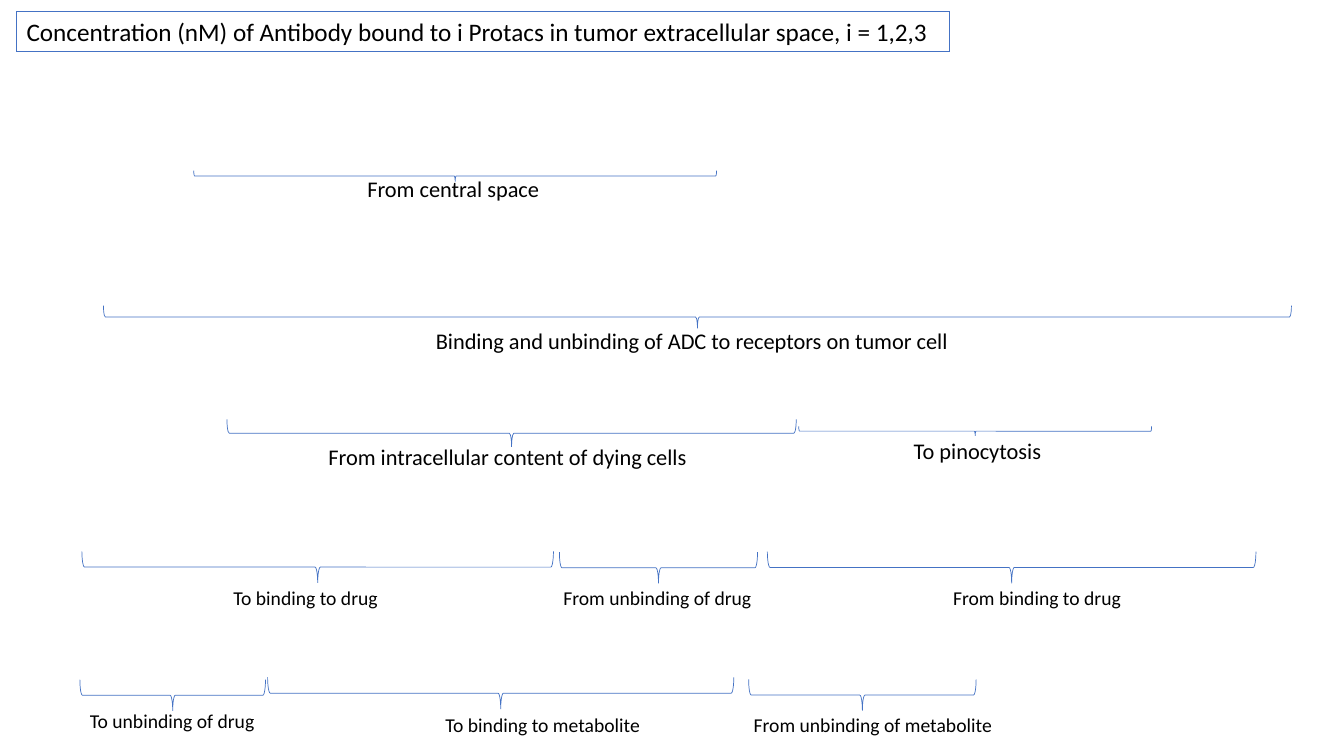
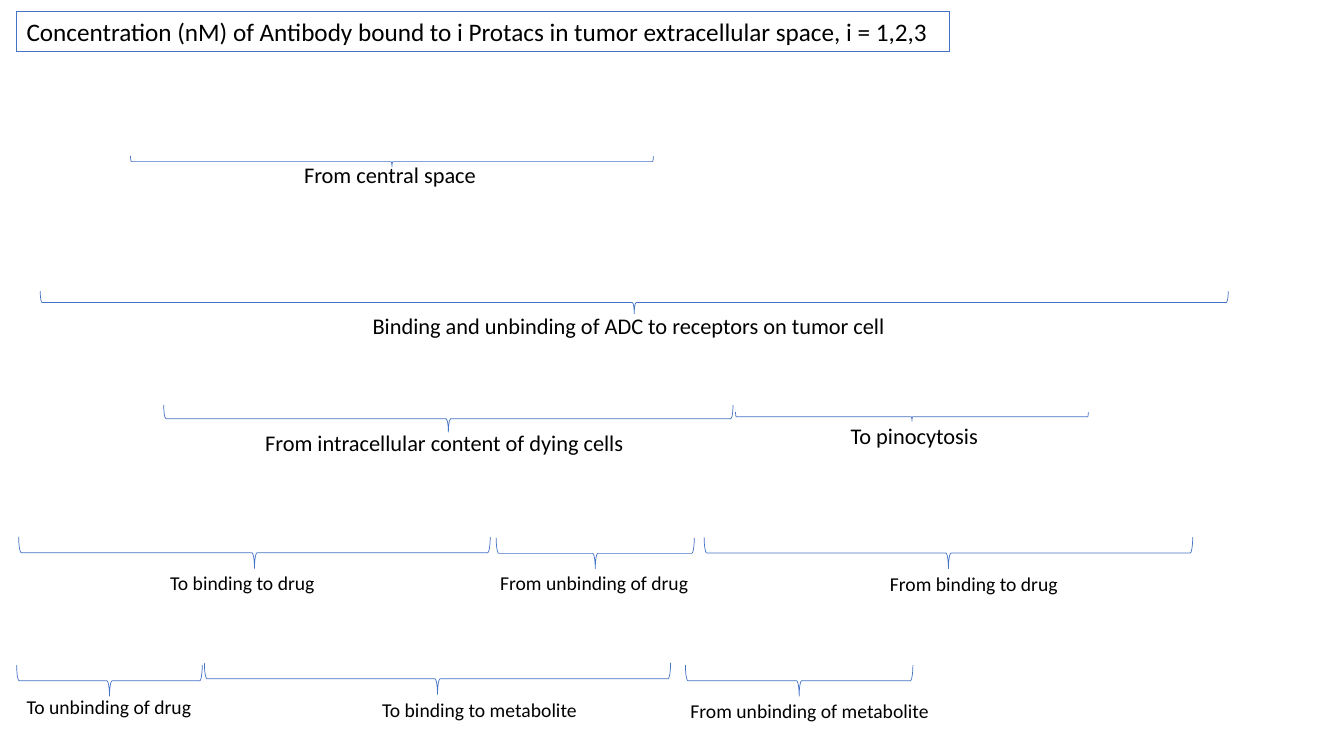
Before and after one commit to judith-stein/hc-protac-shuttle-rshiny-in-vivo, a slide deck: slide 47 of www/logistic_pk_pd_equations_explained.pptx (slide 26 before the commit). Drawn at 1344x756 pixels with LibreOffice and Linux fonts; fonts in the diff are those of the drawing; background and template pictures are left out. Boxes give left, top, right and bottom in pixels: in the first picture for what was removed or moved away, otherwise in the second. Text is boxed around its words. In the diff, an @@ line names an element or a change of style, - is before the commit and + after.

```diff
--- a/www/logistic_pk_pd_equations_explained.pptx
+++ b/www/logistic_pk_pd_equations_explained.pptx
@@ right brace: place and size @@
-right brace at box(81, 552, 553, 583)
+right brace at box(19, 537, 491, 568)
@@ 10 texts, 9 right braces: place and size @@
-10 texts, 9 right braces at box(80, 170, 1292, 736)
+10 texts, 9 right braces at box(17, 156, 1229, 722)
```
Also in this commit, not shown: 20 other slides changed, 35 slides added, 7 other files.
